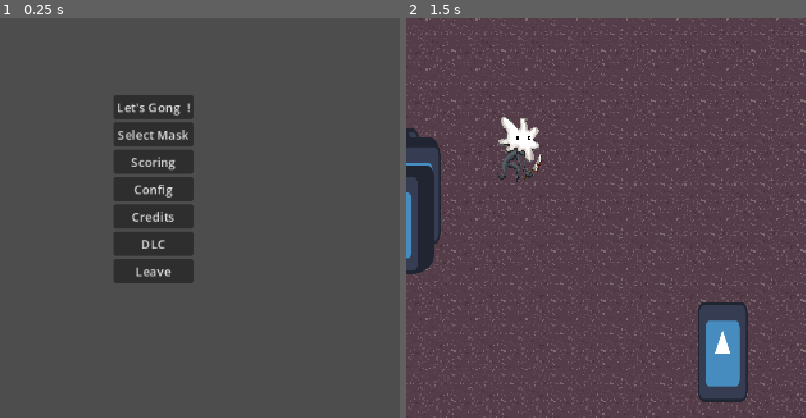
Above: before the commit, frames 1-2 (left to right).
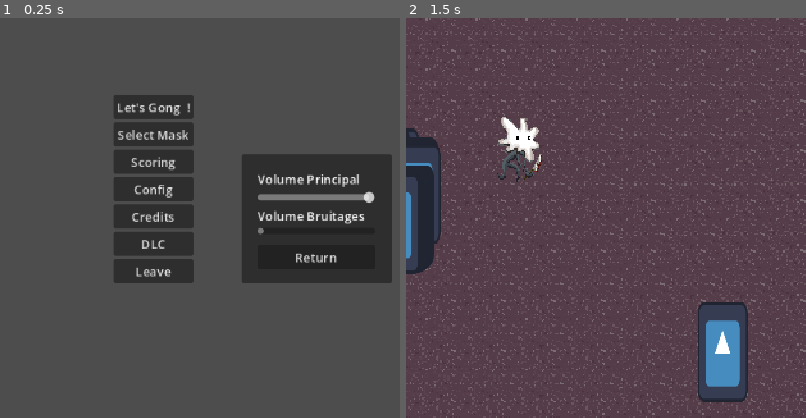
Above: after the commit, the same moments.

Repository: HephepTeam/GGJ2026
Game: Godot game, scene res://menu.tscn
Two runs of this game, one before a commit and one after it. Both use one fixed random seed, a clock stepped at 60 frames per second and the inputs below. This scene is started directly instead of the project's main scene. The engine's default icon, where the game draws it, is replaced by a stand-in: a white triangle on a blue panel in a dark square.
Inputs (mouse positions are % of the whole screen's width and height, from its top left):
- Up to frame 1 (0.25 s): no input
- Up to frame 2 (1.5 s): click (69, 57) at 0.5 s, where only the run after the commit has a clickable "Return"; click "Let's Gong !" at 1.25 s
The pictures show only the part of the screen within x 29-79%, y 27-77%; the shares and areas given below are measured in that part.

The runs differ from the first frame. In frame 1, 12% of the frame differs, in the area x 60-98%, y 34-67%; in frame 2, nothing differs.

Commit message:
FEAT:add sound menu  v0.0.0.0.6 Alpha

Diff:
--- a/menu.gd
+++ b/menu.gd
@@ -109,3 +109,9 @@
 		$Control/VBoxContainer/Scoring/PanelScoring.visible = false;
 	if $Control/VBoxContainer/SelectMaskButton/Panel.visible == true:
 		$Control/VBoxContainer/SelectMaskButton/Panel.visible = false;
+
+
+func _on_vol_princ_h_slider_value_changed(value: float) -> void:
+	var db_value = linear_to_db(value)
+	print(db_value)
+	AudioServer.set_bus_volume_db(1, db_value)
--- a/menu.tscn
+++ b/menu.tscn
@@ -4,6 +4,7 @@
 [ext_resource type="Script" uid="uid://b4hvmk8t0qkgu" path="res://addons/proton_control_animation/src/proton_control_animation.gd" id="2_mae5d"]
 [ext_resource type="Script" uid="uid://bsufjcw4lsn2a" path="res://addons/proton_control_animation/src/animations/slide.gd" id="4_4hy44"]
 [ext_resource type="Texture2D" uid="uid://bag011h7epnyq" path="res://assets/mask0.png" id="4_ytr4m"]
+[ext_resource type="AudioStream" uid="uid://cwq2v2xg8cxdl" path="res://assets/menu_song_test.mp3" id="5_ytr4m"]
 
 [sub_resource type="Resource" id="Resource_l48gv"]
 script = ExtResource("4_4hy44")
@@ -322,12 +323,11 @@
 metadata/_custom_type_script = "uid://b4hvmk8t0qkgu"
 
 [node name="PanelConfig" type="Panel" parent="Control/VBoxContainer/ConfigButton" unique_id=1891780491]
-visible = false
 layout_mode = 0
 offset_left = 164.0
 offset_top = -29.0
 offset_right = 356.0
-offset_bottom = 124.0
+offset_bottom = 136.0
 
 [node name="MarginContainer" type="MarginContainer" parent="Control/VBoxContainer/ConfigButton/PanelConfig" unique_id=398486456]
 layout_mode = 0
@@ -347,6 +347,9 @@
 
 [node name="VolPrincHSlider" type="HSlider" parent="Control/VBoxContainer/ConfigButton/PanelConfig/MarginContainer/VBoxContainer" unique_id=1822808186]
 layout_mode = 2
+max_value = 1.0
+step = 0.01
+value = 1.0
 
 [node name="VolBruitLBL" type="Label" parent="Control/VBoxContainer/ConfigButton/PanelConfig/MarginContainer/VBoxContainer" unique_id=1638376300]
 layout_mode = 2
@@ -355,7 +358,14 @@
 [node name="VolBruitHSlider" type="HScrollBar" parent="Control/VBoxContainer/ConfigButton/PanelConfig/MarginContainer/VBoxContainer" unique_id=266831558]
 layout_mode = 2
 
-[node name="ReturnConfigButton" type="Button" parent="Control/VBoxContainer/ConfigButton/PanelConfig/MarginContainer/VBoxContainer" unique_id=2010087556]
+[node name="MarginContainer" type="MarginContainer" parent="Control/VBoxContainer/ConfigButton/PanelConfig/MarginContainer/VBoxContainer" unique_id=314923047]
+layout_mode = 2
+theme_override_constants/margin_left = 0
+theme_override_constants/margin_top = 10
+theme_override_constants/margin_right = 0
+theme_override_constants/margin_bottom = 0
+
+[node name="ReturnConfigButton" type="Button" parent="Control/VBoxContainer/ConfigButton/PanelConfig/MarginContainer/VBoxContainer/MarginContainer" unique_id=2010087556]
 layout_mode = 2
 text = "Return"
 
@@ -424,6 +434,11 @@
 start_on_hover_stop = true
 stop_trigger_source = NodePath("..")
 metadata/_custom_type_script = "uid://b4hvmk8t0qkgu"
+
+[node name="AudioStreamPlayer" type="AudioStreamPlayer" parent="." unique_id=76813174]
+stream = ExtResource("5_ytr4m")
+autoplay = true
+bus = &"MusicMenu"
 
 [connection signal="pressed" from="Control/VBoxContainer/StartGameButton" to="." method="_on_start_game_button_pressed"]
 [connection signal="mouse_entered" from="Control/VBoxContainer/SelectMaskButton" to="." method="_on_select_mask_button_mouse_entered"]
@@ -437,4 +452,5 @@
 [connection signal="mouse_entered" from="Control/VBoxContainer/Scoring/PanelScoring" to="." method="_on_panel_scoring_mouse_entered"]
 [connection signal="pressed" from="Control/VBoxContainer/Scoring/PanelScoring/MarginContainer/VBoxContainer/ReturnScoringButton" to="." method="_on_return_scoring_button_pressed"]
 [connection signal="pressed" from="Control/VBoxContainer/ConfigButton" to="." method="_on_config_button_pressed"]
+[connection signal="value_changed" from="Control/VBoxContainer/ConfigButton/PanelConfig/MarginContainer/VBoxContainer/VolPrincHSlider" to="." method="_on_vol_princ_h_slider_value_changed"]
 [connection signal="pressed" from="Control/VBoxContainer/QuitButton" to="." method="_on_quit_button_pressed"]
Not shown, added: assets/menu_song_test.mp3.import
Not shown, added: assets/menu_song_test.mp3
